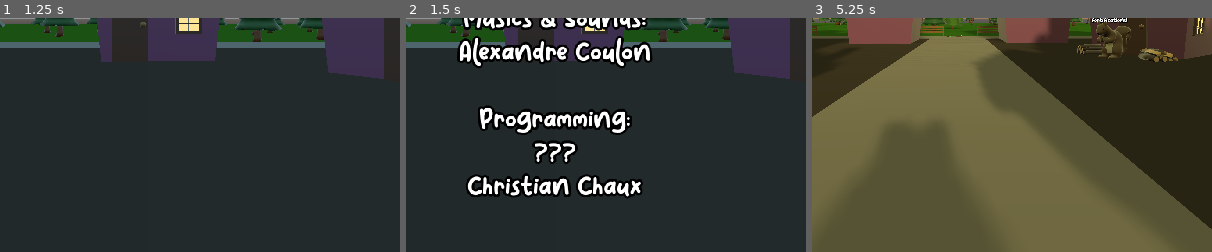
Above: before the commit, frames 1-3 (left to right).
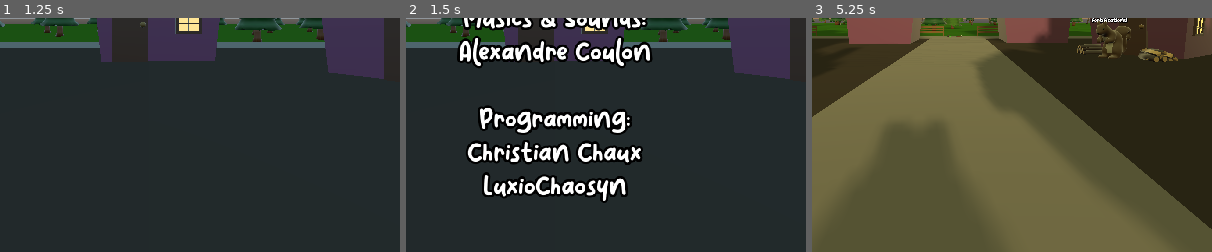
Above: after the commit, the same moments.

Repository: Xwilarg/BearJam
Game: Godot game, scene res://Scenes/MainMenu.tscn
The game is run twice, just before and just after one commit, with the same random seed, the same clock (stepped at 60 frames per second) and the same inputs.
Inputs (mouse positions are % of the whole screen's width and height, from its top left):
- Up to frame 1 (1.25 s): tap Enter at 0.5 s; move the mouse to (72, 45) at 0.52 s; hold D (right) from 0.53 s (still down); tap K (Line_2) at 0.6 s; click (72, 45) at 0.67 s
- Up to frame 2 (1.5 s): tap Space (action_spacebar) at 1.25 s; move the mouse to (30, 55) at 1.27 s; release D (right) at 1.28 s; hold S (backward) from 1.28 s (still down); tap L (Line_3) at 1.35 s; click (30, 55) at 1.42 s
- Up to frame 3 (5.25 s): tap Enter at 2, 3.5 s; move the mouse to (60, 28) at 2.02 s; release S (backward) at 2.03 s; hold D (right) 2.03-2.78 s; hold Space (action_spacebar) 2.03-2.78 s; click (60, 28) at 2.17 s; move the mouse to (45, 70) at 2.77 s; hold W (forward) 2.78-3.53 s; tap K (Line_2) at 2.85, 5.1 s; click (45, 70) at 2.92 s; move the mouse to (80, 65) at 3.52 s; hold A (left) 3.53-5.03 s; tap L (Line_3) at 3.6 s; click (80, 65) at 3.67 s; tap Space (action_spacebar) at 4.25, 4.35 s; move the mouse to (20, 35) at 4.27 s; click (20, 35) at 4.42 s; move the mouse to (55, 50) at 5.02 s; hold S (backward) from 5.03 s (still down); click (55, 50) at 5.17 s
The pictures show only the part of the screen within x 31-81%, y 50-100%; the shares and areas given below are measured in that part.

Frame 1 is identical in both runs. In frame 2, 5.9% of the frame differs, in the area x 15-60%, y 52-80%; in frame 3, nothing differs.
Error in both runs: Invalid set index 'visible' (on base: 'null instance') with value of type 'bool'. (res://Scripts/MainMenu.gd:20)

Commit message:
Fix UI issue

Diff:
--- a/Scenes/Interlude.tscn
+++ b/Scenes/Interlude.tscn
@@ -42,8 +42,10 @@
 fog_height_min = 3.0
 fog_height_curve = 33.1285
 
-[sub_resource type="DynamicFont" id=14]
-size = 40
+[sub_resource type="DynamicFont" id=17]
+size = 25
+outline_size = 2
+outline_color = Color( 0, 0, 0, 1 )
 font_data = ExtResource( 8 )
 
 [sub_resource type="DynamicFont" id=15]
@@ -58,10 +60,8 @@
 outline_color = Color( 0, 0, 0, 1 )
 font_data = ExtResource( 8 )
 
-[sub_resource type="DynamicFont" id=17]
-size = 25
-outline_size = 2
-outline_color = Color( 0, 0, 0, 1 )
+[sub_resource type="DynamicFont" id=14]
+size = 40
 font_data = ExtResource( 8 )
 
 [node name="Interlude" type="Spatial"]
@@ -155,9 +155,96 @@
 light_energy = 0.1
 shadow_enabled = true
 
+[node name="UI2" type="Control" parent="."]
+anchor_right = 1.0
+anchor_bottom = 1.0
+
+[node name="Label" type="Label" parent="UI2"]
+anchor_right = 1.0
+anchor_bottom = 1.0
+margin_top = 100.0
+margin_right = -15.0
+custom_fonts/font = SubResource( 17 )
+text = "And you were the bad guy all along!
+You now have to enter the village
+to eat all these delicious animals
+
+The next part is played like a rhythm game
+Use S D K L to hit the note at the right time"
+align = 2
+
 [node name="UI" type="Control" parent="."]
 anchor_right = 1.0
 anchor_bottom = 1.0
+
+[node name="VBoxContainer" type="VBoxContainer" parent="UI"]
+margin_right = 40.0
+margin_bottom = 40.0
+
+[node name="TextureRect" type="TextureRect" parent="UI/VBoxContainer"]
+margin_right = 100.0
+margin_bottom = 100.0
+texture = ExtResource( 2 )
+
+[node name="Wood" type="Label" parent="UI/VBoxContainer/TextureRect"]
+anchor_left = 1.0
+anchor_right = 1.0
+anchor_bottom = 1.0
+custom_fonts/font = SubResource( 15 )
+text = "Instructions"
+valign = 1
+
+[node name="TextureRect2" type="TextureRect" parent="UI/VBoxContainer"]
+margin_top = 104.0
+margin_right = 100.0
+margin_bottom = 204.0
+texture = ExtResource( 4 )
+
+[node name="Rock" type="Label" parent="UI/VBoxContainer/TextureRect2"]
+anchor_left = 1.0
+anchor_right = 1.0
+anchor_bottom = 1.0
+custom_fonts/font = SubResource( 15 )
+text = "Instructions"
+valign = 1
+
+[node name="TextureRect3" type="TextureRect" parent="UI/VBoxContainer"]
+margin_top = 208.0
+margin_right = 100.0
+margin_bottom = 308.0
+texture = ExtResource( 1 )
+
+[node name="Light" type="Label" parent="UI/VBoxContainer/TextureRect3"]
+anchor_left = 1.0
+anchor_right = 1.0
+anchor_bottom = 1.0
+custom_fonts/font = SubResource( 15 )
+text = "Instructions"
+valign = 1
+
+[node name="TextureRect4" type="TextureRect" parent="UI/VBoxContainer"]
+margin_top = 312.0
+margin_right = 100.0
+margin_bottom = 412.0
+texture = ExtResource( 3 )
+
+[node name="Candy" type="Label" parent="UI/VBoxContainer/TextureRect4"]
+anchor_left = 1.0
+anchor_right = 1.0
+anchor_bottom = 1.0
+custom_fonts/font = SubResource( 15 )
+text = "Instructions"
+valign = 1
+
+[node name="Label" type="Label" parent="UI"]
+anchor_right = 1.0
+anchor_bottom = 1.0
+margin_top = 15.0
+margin_right = -15.0
+custom_colors/font_color = Color( 1, 0, 0, 1 )
+custom_fonts/font = SubResource( 16 )
+text = "Night is coming"
+align = 2
 
 [node name="Button" type="Button" parent="UI"]
 anchor_right = 1.0
@@ -170,91 +257,4 @@
 "_editor_description_": ""
 }
 
-[node name="VBoxContainer" type="VBoxContainer" parent="UI"]
-margin_right = 40.0
-margin_bottom = 40.0
-
-[node name="TextureRect" type="TextureRect" parent="UI/VBoxContainer"]
-margin_right = 100.0
-margin_bottom = 100.0
-texture = ExtResource( 2 )
-
-[node name="Wood" type="Label" parent="UI/VBoxContainer/TextureRect"]
-anchor_left = 1.0
-anchor_right = 1.0
-anchor_bottom = 1.0
-custom_fonts/font = SubResource( 15 )
-text = "Instructions"
-valign = 1
-
-[node name="TextureRect2" type="TextureRect" parent="UI/VBoxContainer"]
-margin_top = 104.0
-margin_right = 100.0
-margin_bottom = 204.0
-texture = ExtResource( 4 )
-
-[node name="Rock" type="Label" parent="UI/VBoxContainer/TextureRect2"]
-anchor_left = 1.0
-anchor_right = 1.0
-anchor_bottom = 1.0
-custom_fonts/font = SubResource( 15 )
-text = "Instructions"
-valign = 1
-
-[node name="TextureRect3" type="TextureRect" parent="UI/VBoxContainer"]
-margin_top = 208.0
-margin_right = 100.0
-margin_bottom = 308.0
-texture = ExtResource( 1 )
-
-[node name="Light" type="Label" parent="UI/VBoxContainer/TextureRect3"]
-anchor_left = 1.0
-anchor_right = 1.0
-anchor_bottom = 1.0
-custom_fonts/font = SubResource( 15 )
-text = "Instructions"
-valign = 1
-
-[node name="TextureRect4" type="TextureRect" parent="UI/VBoxContainer"]
-margin_top = 312.0
-margin_right = 100.0
-margin_bottom = 412.0
-texture = ExtResource( 3 )
-
-[node name="Candy" type="Label" parent="UI/VBoxContainer/TextureRect4"]
-anchor_left = 1.0
-anchor_right = 1.0
-anchor_bottom = 1.0
-custom_fonts/font = SubResource( 15 )
-text = "Instructions"
-valign = 1
-
-[node name="Label" type="Label" parent="UI"]
-anchor_right = 1.0
-anchor_bottom = 1.0
-margin_top = 15.0
-margin_right = -15.0
-custom_colors/font_color = Color( 1, 0, 0, 1 )
-custom_fonts/font = SubResource( 16 )
-text = "Night is coming"
-align = 2
-
-[node name="UI2" type="Control" parent="."]
-anchor_right = 1.0
-anchor_bottom = 1.0
-
-[node name="Label" type="Label" parent="UI2"]
-anchor_right = 1.0
-anchor_bottom = 1.0
-margin_top = 100.0
-margin_right = -15.0
-custom_fonts/font = SubResource( 17 )
-text = "And you were the bad guy all along!
-You now have to enter the village
-to eat all these delicious animals
-
-The next part is played like a rhythm game
-Use S D K L to hit the note at the right time"
-align = 2
-
 [connection signal="pressed" from="UI/Button" to="." method="_on_Button_pressed"]
--- a/Scenes/MainMenu.tscn
+++ b/Scenes/MainMenu.tscn
@@ -171,7 +171,7 @@
 Alexandre Coulon
 
 Programming:
-???
-Christian Chaux"
+Christian Chaux
+LuxioChaosyn"
 align = 1
 valign = 1
--- a/Scripts/MainMenu.gd
+++ b/Scripts/MainMenu.gd
@@ -19,4 +19,4 @@
 				$Credits/Text.visible = !$Credits/Text.visible
 				$Credits/Secret.visible = false
 			elif name == "Secret":
-				OS.shell_open("https://youtu.be/dQw4w9WgXcQ")
+				OS.shell_open("https://youtu.be/V_bQNPG2OyE")
